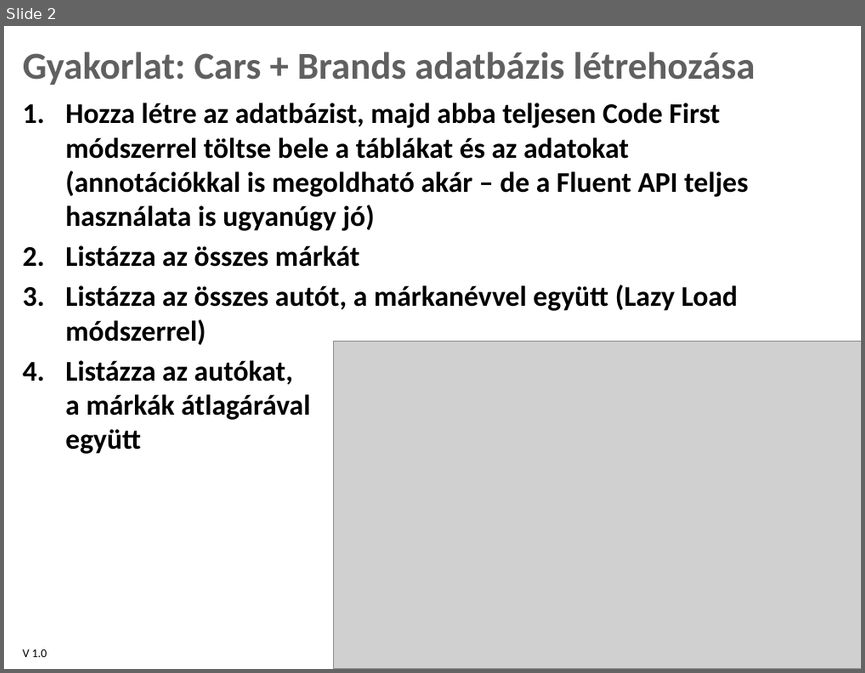
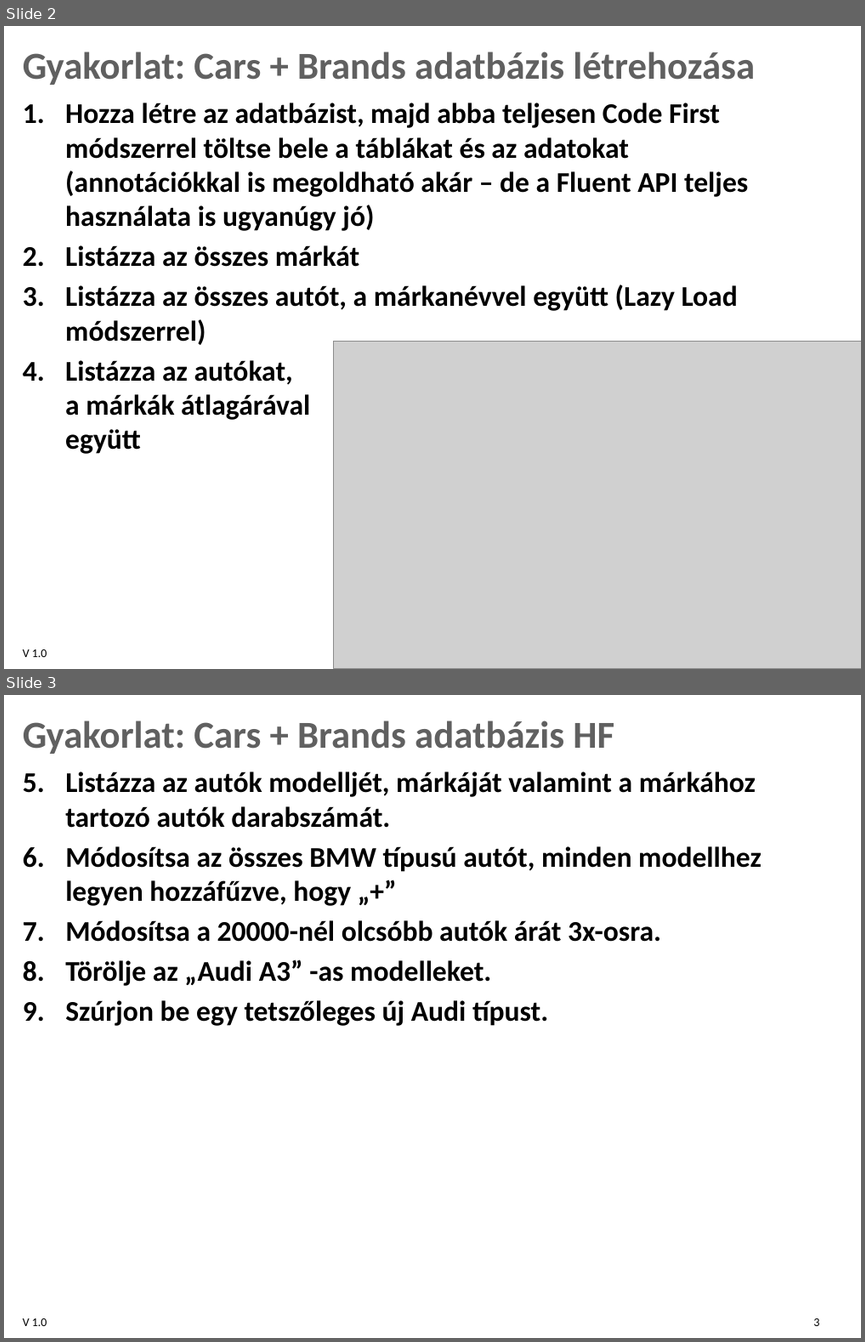
Before and after one commit to aaronrancsik/oe-prog-site, a slide deck: prog3/03/03. DB.pptx. Shown one above the other, each under a label of ours: slide 2 before the commit, slides 2 and 3 after it. The pictures are 865x673 and 865x1342 pixels, drawn with LibreOffice and Linux fonts; fonts in the diff are those of the drawing; grey boxes stand for pictures; background and template pictures are left out. Boxes give left, top, right and bottom in pixels: in the first picture for what was removed or moved away, otherwise in the second. Text is boxed around its words. In the diff, an @@ line names an element or a change of style, - is before the commit and + after.

```diff
--- a/prog3/03/03. DB.pptx
+++ b/prog3/03/03. DB.pptx
@@ slide 3 added at (4,695,861,1338), background picture (left out); not listed: 1 template element that a slide beside it also shows @@
@@ text added at (23,721,614,754), 32 pt, text #606060, bold @@
+Gyakorlat: Cars + Brands adatbázis HF
@@ text added at (65,771,761,1026), 24 pt, text #000000, bold @@
+5. Listázza az autók modelljét, márkáját valamint a márkához tartozó autók darabszámát.
+6. Módosítsa az összes BMW típusú autót, minden modellhez legyen hozzáfűzve, hogy „+”
+7. Módosítsa a 20000-nél olcsóbb autók árát 3x-osra.
+8. Törölje az „Audi A3” -as modelleket.
+9. Szúrjon be egy tetszőleges új Audi típust.
@@ page number added at (813,1318,819,1326), 10 pt, text #000000 @@
+3
```
Also in this commit, not shown: 1 slide changed, 1 slide removed, 9 other files.
